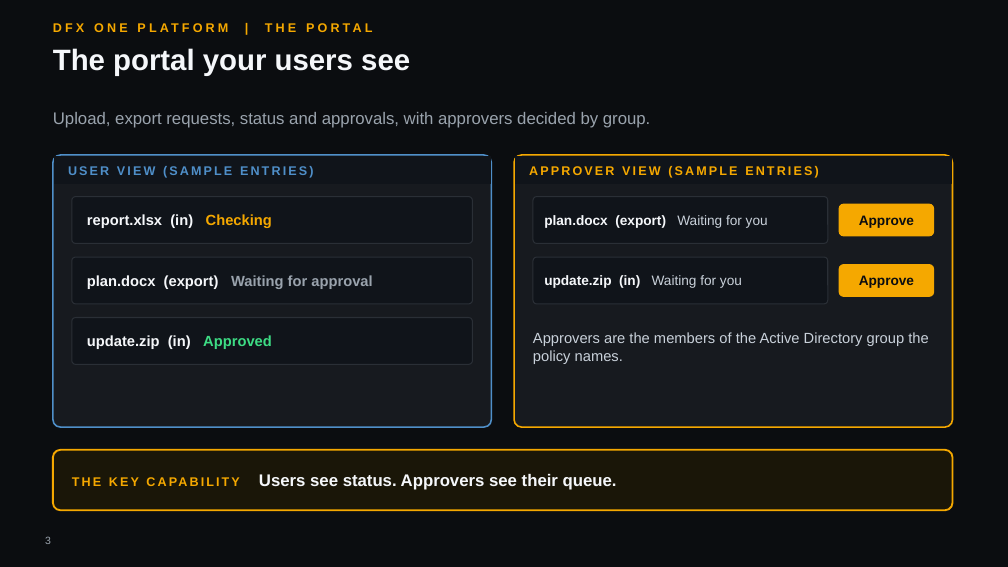
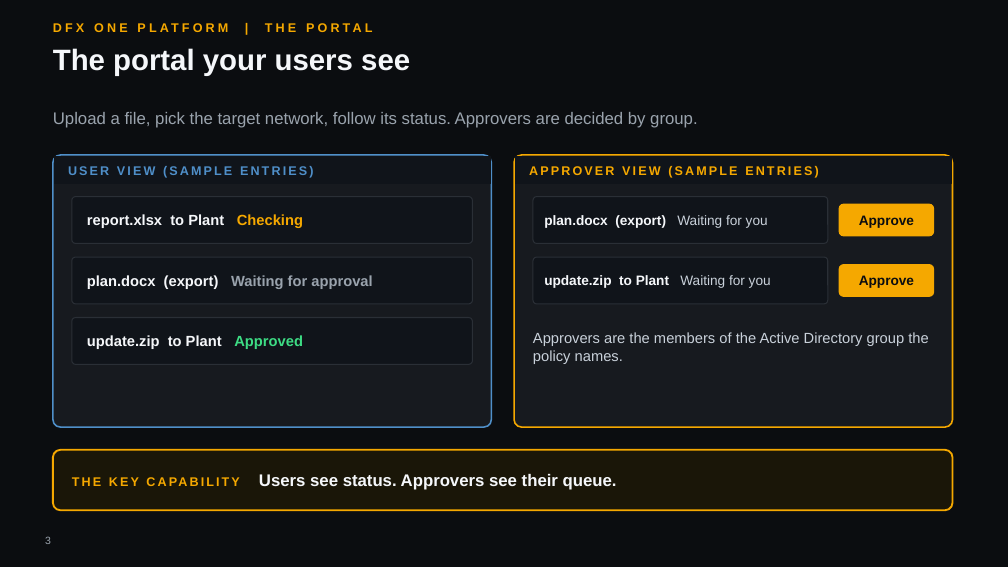
Before and after one commit to hybridus/DFX_Marketing, a slide deck: slide 3 of Projects/06_Presales_OnePlatform_Deck/DFX_OnePlatform_ot.pptx. Drawn at 1008x567 pixels with LibreOffice and Linux fonts; fonts in the diff are those of the drawing; background and template pictures are left out. Boxes give left, top, right and bottom in pixels: in the first picture for what was removed or moved away, otherwise in the second. Text is boxed around its words. In the diff, an @@ line names an element or a change of style, - is before the commit and + after.

```diff
--- a/Projects/06_Presales_OnePlatform_Deck/DFX_OnePlatform_ot.pptx
+++ b/Projects/06_Presales_OnePlatform_Deck/DFX_OnePlatform_ot.pptx
@@ text at [53, 112, 697, 128]: text changed @@
-Upload, export requests, status and approvals, with approvers decided by group.
+Upload a file, pick the target network, follow its status. Approvers are decided by group.
@@ text at [87, 214, 303, 228]: text changed @@
-report.xlsx (in) Checking
+report.xlsx to Plant Checking
@@ text at [544, 275, 771, 288]: text changed @@
-update.zip (in) Waiting for you
+update.zip to Plant Waiting for you
@@ text at [87, 335, 303, 349]: text changed @@
-update.zip (in) Approved
+update.zip to Plant Approved
```
Also in this commit, not shown: 2 other slides changed, 3 slides added, 15 other files.
